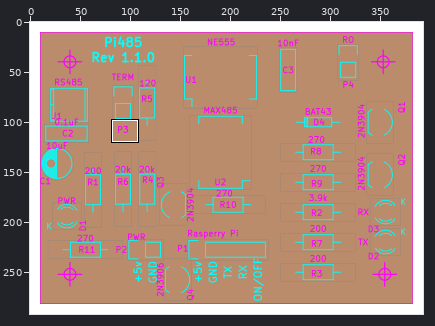
Two states of a sprite sheet, standalone/plots/pi485-brd.png. Above: a wide view before the commit, with the close-up outlined.
Close-up. Earlier state:
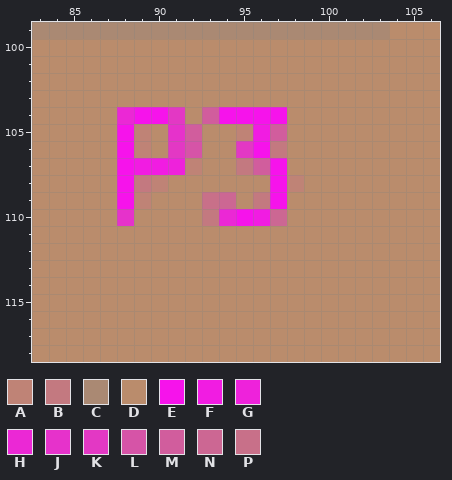
The file is 393x292 pixels. Colours within 5 levels of each other are drawn and written as one. Shown: x 83..106, y 99..118. The commit also changed other parts of the picture, which this record leaves out.
Palette (. is transparent): A #bf8376  B #c37980  C #aa8973  D #ba8c6c  E #f613eb  F #f11ce2  G #ee22db  H #eb28d5  J #e632cb  K #e338c4  L #d654a7  M #d15d9d  N #cc6793  P #c87089
Pixels before, first column x 83:
 99 CCCCCCCCCCCCCCCCCCCCCDDD
100 DDDDDDDDDDDDDDDDDDDDDDDD
101 DDDDDDDDDDDDDDDDDDDDDDDD
102 DDDDDDDDDDDDDDDDDDDDDDDD
103 DDDDDDDDDDDDDDDDDDDDDDDD
104 DDDDDHEEKDMEEEEDDDDDDDDD
105 DDDDDEADJMDDAFMDDDDDDDDD
106 DDDDDEADKLDDKEBDDDDDDDDD
107 DDDDDEFFGADDBMEDDDDDDDDD
108 DDDDDEBADDDDDDEADDDDDDDD
109 DDDDDEADDDPNDBEDDDDDDDDD
110 DDDDDJDDDDBHEFNDDDDDDDDD
111 DDDDDDDDDDDDDDDDDDDDDDDD
112 DDDDDDDDDDDDDDDDDDDDDDDD
113 DDDDDDDDDDDDDDDDDDDDDDDD
114 DDDDDDDDDDDDDDDDDDDDDDDD
115 DDDDDDDDDDDDDDDDDDDDDDDD
116 DDDDDDDDDDDDDDDDDDDDDDDD
117 DDDDDDDDDDDDDDDDDDDDDDDD
118 DDDDDDDDDDDDDDDDDDDDDDDD
After the commit:
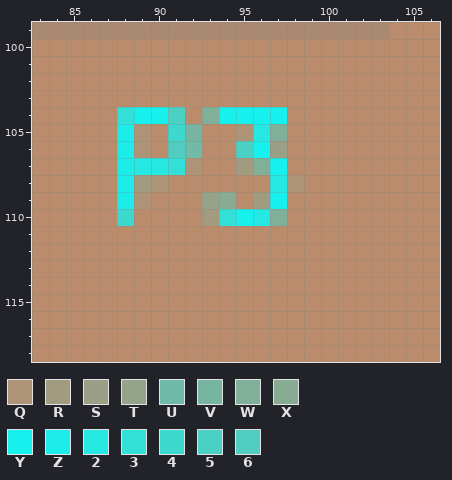
Colours new in this view: Q #ae9476  R #a19b80  S #9b9f85  T #95a389  U #70baa7  V #78b5a0  W #80b09a  X #88ab93  Y #16f1ee  Z #1cede9  2 #25e8e2  3 #32e0d8  4 #3ed9ce  5 #4ad1c4  6 #50cdc0
What changed:
{"y":104,"x":88,"old":"HEEK","new":"3YY5"}
{"y":104,"x":93,"old":"MEEEE","new":"WYYYY"}
{"y":105,"x":88,"old":"EA","new":"ZQ"}
{"y":105,"x":91,"old":"JM","new":"4V"}
{"y":105,"x":95,"old":"AFM","new":"Q2W"}
{"y":106,"x":88,"old":"EA","new":"ZQ"}
{"y":106,"x":91,"old":"KL","new":"6U"}
{"y":106,"x":95,"old":"KEB","new":"5YS"}
{"y":107,"x":88,"old":"EFFGA","new":"Z223Q"}
{"y":107,"x":95,"old":"BME","new":"RWY"}
{"y":108,"x":88,"old":"EBA","new":"ZRQ"}
{"y":108,"x":97,"old":"EA","new":"2Q"}
{"y":109,"x":88,"old":"EA","new":"ZQ"}
{"y":109,"x":93,"old":"PN","new":"TX"}
{"y":109,"x":96,"old":"BE","new":"RY"}
{"y":110,"x":88,"old":"J","new":"4"}
{"y":110,"x":93,"old":"BHEFN","new":"R3Y2W"}
{"label":"changed","picture_box":[117,107,304,226]}
